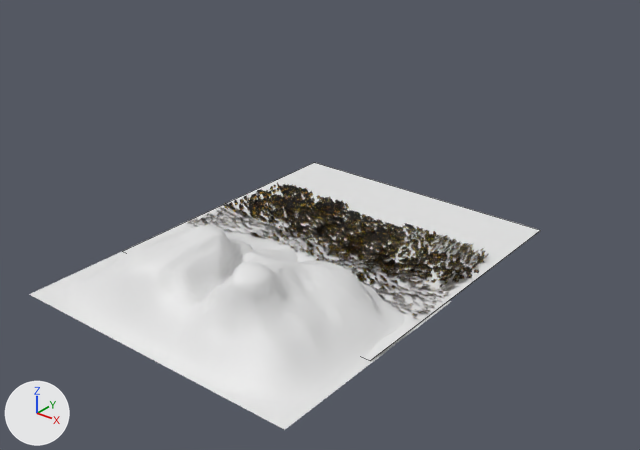
Two versions of the FBX model Assets/AndreaStuff/FbxsImported/AbandonedHouse/Ground.fbx, one commit apart.
Both versions are drawn from a 50 mm camera at (135.6, -202.7, 113.0) aimed at (6.7, -41.6, 13.1). Arrows for +X, +Y and +Z are at lower left; the lights stay in place. Mesh edges are drawn as thin lines on the coarser meshes. Where no turn or scale is listed for an object, it has been applied to the vertices.

The first picture shows 'Dandelions', 'Grass', 'Ground', 'Hills', 'Plant'.
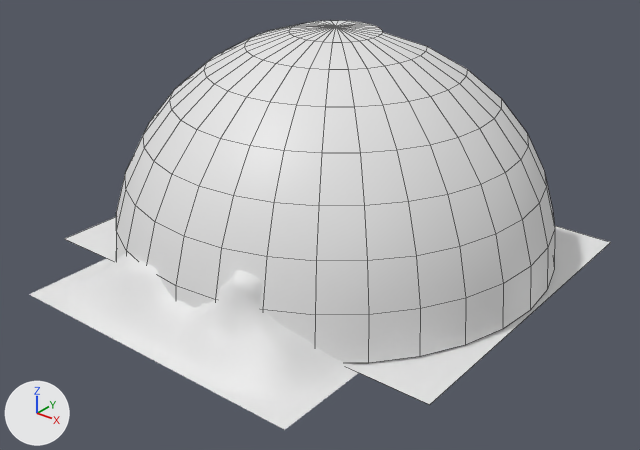
Boxes [x1, y1, x2, y2] around the edits, measured in the pictures (640 x 450 px):
'Sphere', added
    after: [116, 20, 555, 363]
'Ground', reshaped
    before: [123, 163, 540, 360]
    after: [65, 217, 611, 405]
'Grass', unchanged, covered by the edit
    before: [189, 184, 488, 319]
'Dandelions', unchanged, covered by the edit
    before: [234, 191, 485, 289]

What the commit changed:
Material 'Sky' (mat_sky) is new.
Its base color is (0.8, 0.8, 0.8) (white #e7e7e7).
me_plane_008 has 4 vertices, 1 face and spans x -42.0..42.0, y -42.0..42.0, z 0.0.
me_plane_008 is used by ob_ground; location (-0.5, -25.1, -0.1).
Part 1, on me_plane_008:
Vertex 0 of me_plane_008 moves from (-42.0, -42.0, 0.0) at pixel (122, 251) to (-60.9, -47.3, 0.0) at pixel (64, 238).
Vertex 1 of me_plane_008 moves from (42.0, -42.0, 0.0) at pixel (370, 360) to (60.9, -47.3, 0.0) at pixel (429, 404).
Vertex 2 of me_plane_008 moves from (-42.0, 42.0, 0.0) at pixel (314, 162) to (-60.9, 47.3, 0.0).
Vertex 3 of me_plane_008 moves from (42.0, 42.0, 0.0) at pixel (540, 230) to (60.9, 47.3, 0.0) at pixel (610, 242).
Mesh me_sphere_001 is new.
It has 194 vertices, 186 faces and spans x -60.2..60.2, y -21.2..72.5, z 0.8..61.0.
It uses material mat_sky (white #e7e7e7).
Object 'Sphere' (ob_sphere) is new; it shows me_sphere_001.
Its location is (-0.5, -65.1, -0.4).
